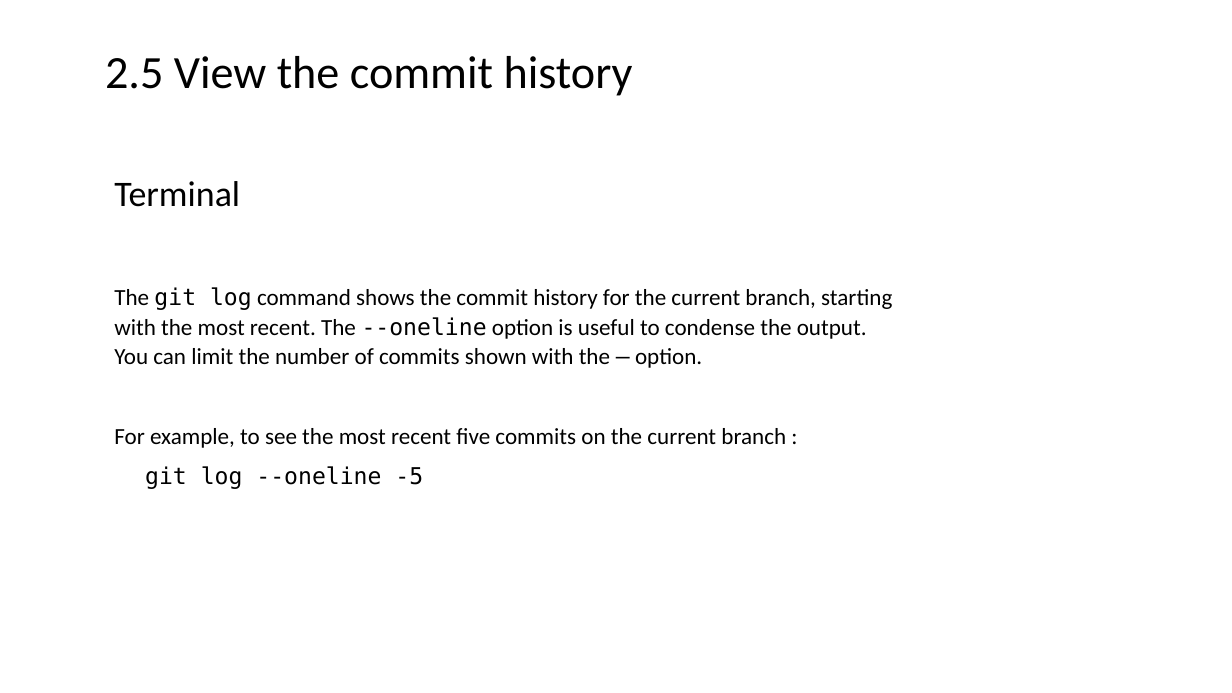
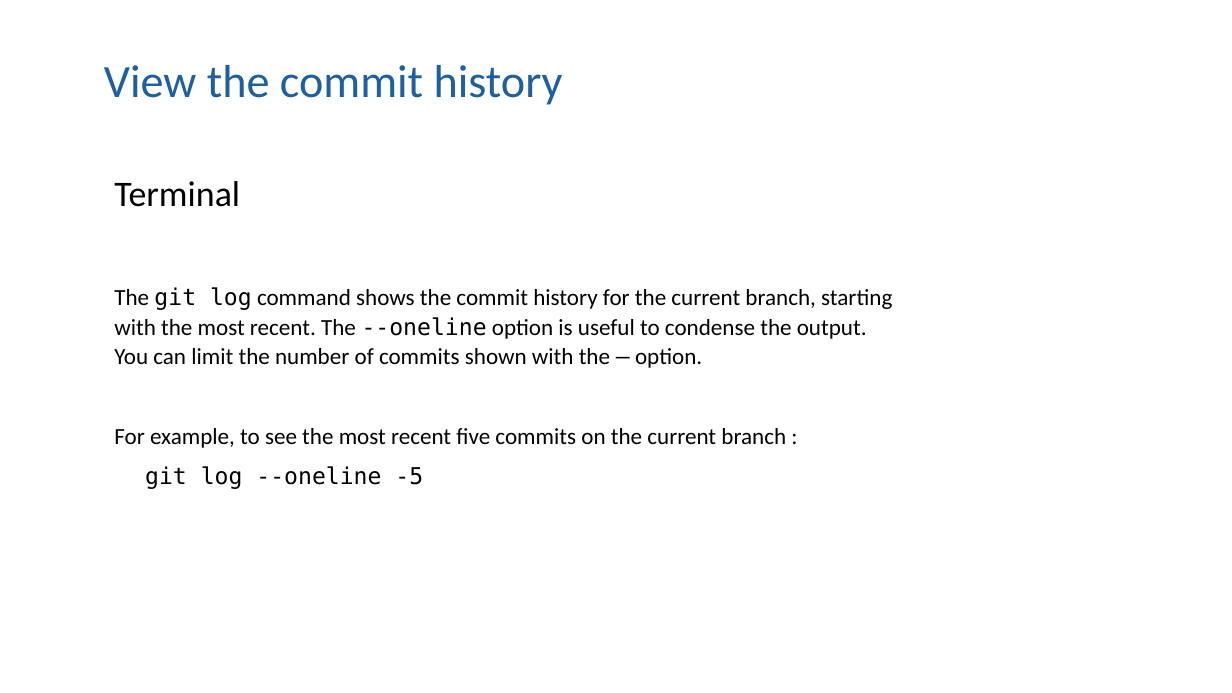
Before and after one commit to moj-analytical-services/intro_to_github_training, a slide deck: slide 21 of GitGitHub slides.pptx (slide 20 before the commit). Drawn at 1232x693 pixels with LibreOffice and Linux fonts; fonts in the diff are those of the drawing. Boxes give left, top, right and bottom in pixels: in the first picture for what was removed or moved away, otherwise in the second. Text is boxed around its words. In the diff, an @@ line names an element or a change of style, - is before the commit and + after.

```diff
--- a/GitGitHub slides.pptx
+++ b/GitGitHub slides.pptx
@@ title at [104, 65, 563, 105]: text changed; text colour #000000 to #1D609D @@
-2.5 View the commit history
+View the commit history
```
Also in this commit, not shown: 11 other slides changed, 4 slides added, 3 slides removed.
